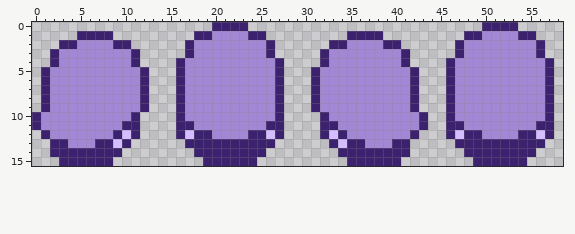
A pixel-art sprite gets an edit: assets/sprites/charlotte_walk_up.png. This is how it looked before the edit.
The file is 59x16 pixels.
New version:
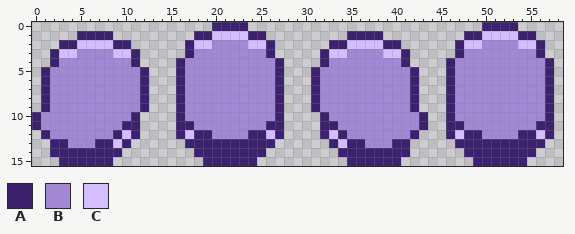
Palette (. is transparent): A #3c226e  B #a288d4  C #d4beff
The edit:
y 1: x 20..23 BBBB -> CCCC; x 50..53 BBBB -> CCCC
y 2: x 5..8 BBBB -> CCCC; x 18..19 BB -> CC; x 24..25 BB -> CC; x 35..38 BBBB -> CCCC; x 48..49 BB -> CC; x 54..55 BB -> CC
y 3: x 3..4 BB -> CC; x 9..10 BB -> CC; x 33..34 BB -> CC; x 39..40 BB -> CC
Pixel boxes of the changes (left, top, right, bottom) in both pictures:
changed: (194, 31, 266, 49)
changed: (464, 31, 536, 49)
changed: (59, 40, 131, 58)
changed: (329, 40, 401, 58)
